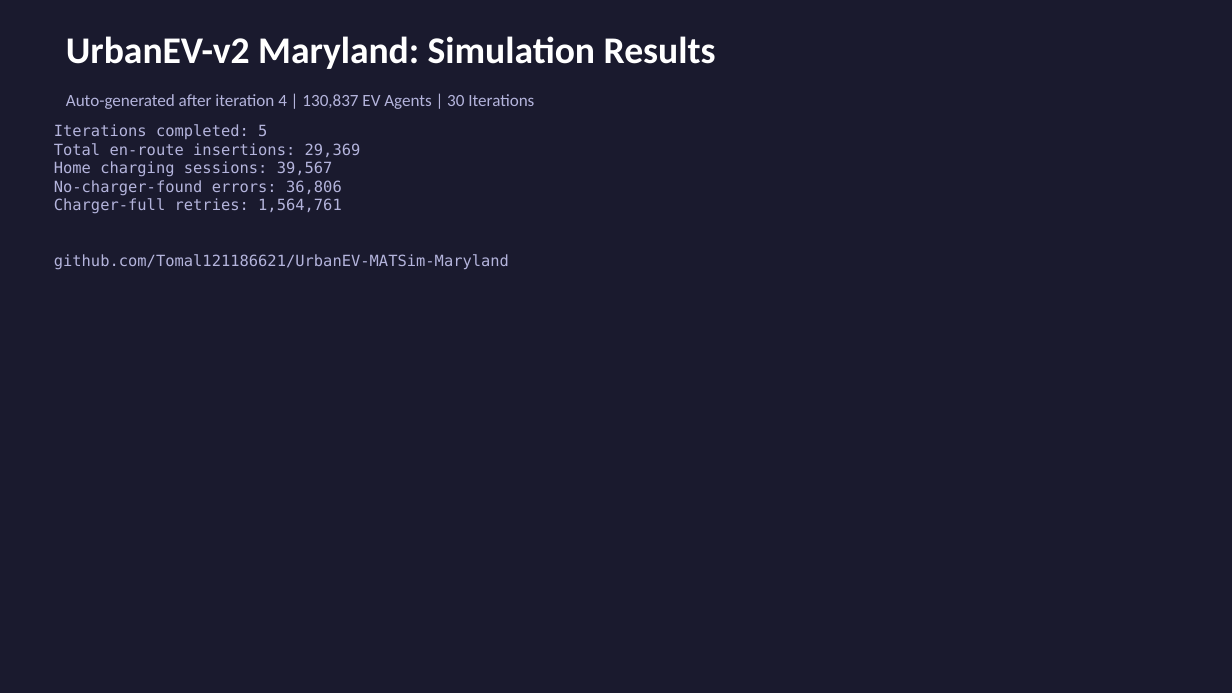
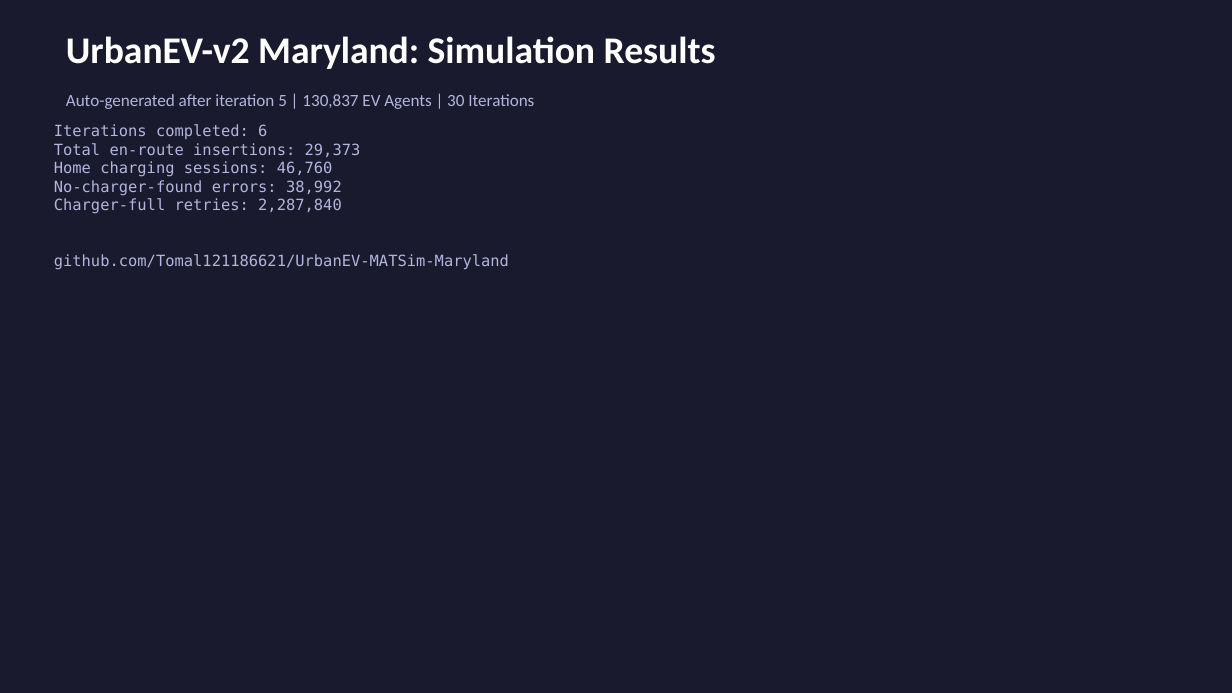
Before and after one commit to Tomal121186621/UrbanEV-MATSim-Maryland, a slide deck: slide 1 of UrbanEV_Results.pptx. Drawn at 1232x693 pixels with LibreOffice and Linux fonts; fonts in the diff are those of the drawing. Boxes give left, top, right and bottom in pixels: in the first picture for what was removed or moved away, otherwise in the second. Text is boxed around its words. In the diff, an @@ line names an element or a change of style, - is before the commit and + after.

Commit message:
Auto-update results after iteration 5

```diff
--- a/UrbanEV_Results.pptx
+++ b/UrbanEV_Results.pptx
@@ text at <box>66,94,534,109</box>: text changed @@
-Auto-generated after iteration 4 | 130,837 EV Agents | 30 Iterations
+Auto-generated after iteration 5 | 130,837 EV Agents | 30 Iterations
@@ text at <box>54,124,361,214</box>: text changed @@
-Iterations completed: 5
-Total en-route insertions: 29,369
-Home charging sessions: 39,567
-No-charger-found errors: 36,806
-Charger-full retries: 1,564,761
+Iterations completed: 6
+Total en-route insertions: 29,373
+Home charging sessions: 46,760
+No-charger-found errors: 38,992
+Charger-full retries: 2,287,840
```
Also in this commit, not shown: 6 other slides changed.
